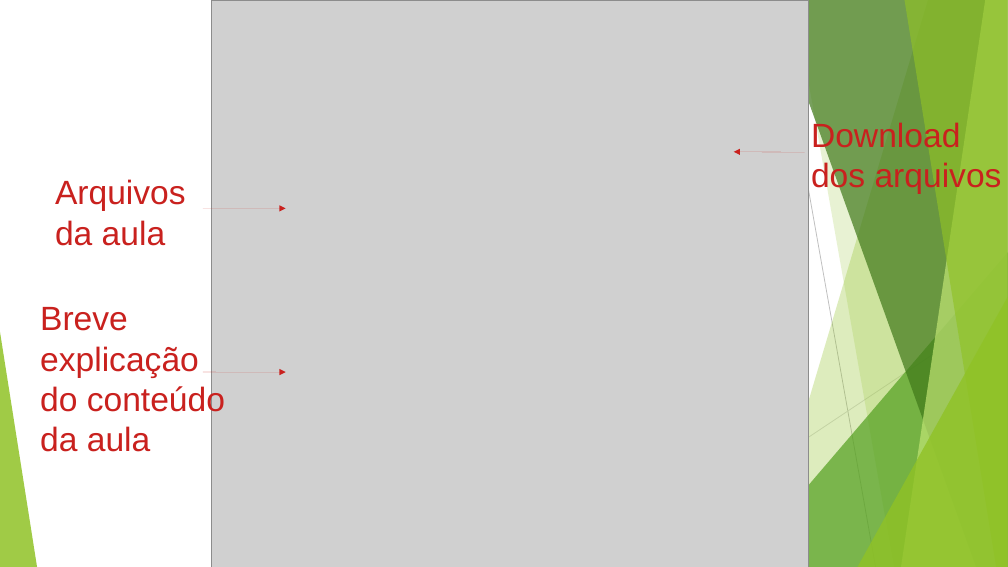
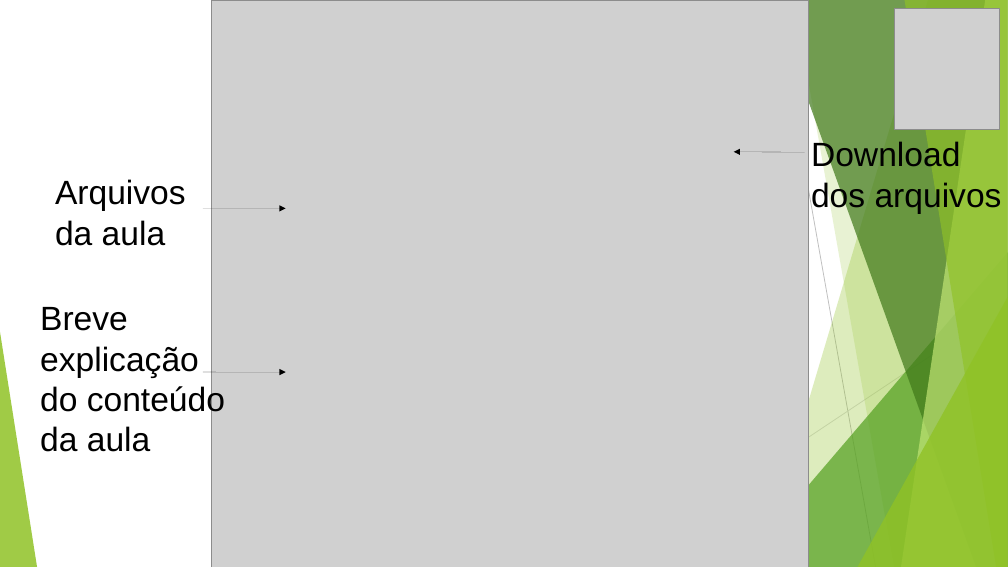
Before and after one commit to profdouglasifsp/LOG-estruturasDeDecisao, a slide deck: slide 4 of logicaDeProgramacaoEstruturasDeDecisao.odp. Drawn at 1008x567 pixels with LibreOffice and Linux fonts; fonts in the diff are those of the drawing; grey boxes stand for pictures. Boxes give left, top, right and bottom in pixels: in the first picture for what was removed or moved away, otherwise in the second. Text is boxed around its words. In the diff, an @@ line names an element or a change of style, - is before the commit and + after.

```diff
--- a/logicaDeProgramacaoEstruturasDeDecisao.odp
+++ b/logicaDeProgramacaoEstruturasDeDecisao.odp
@@ picture added at box(895, 8, 1000, 130) @@
@@ text colour #C9211E to #000000 in 3 elements at box(55, 179, 186, 246), box(40, 307, 225, 452), box(811, 139, 1002, 214) @@
@@ text "Download": place and size @@
-text "Download" at box(811, 120, 1002, 194)
+text "Download" at box(811, 139, 1002, 214)
@@ arrow (734, 152) - (805, 152): stroke #C9211E 0 pt to #000000 0 pt @@
@@ arrow (203, 209) - (286, 209): stroke #C9211E 0 pt to #000000 0 pt @@
@@ arrow (203, 372) - (286, 372): stroke #C9211E 0 pt to #000000 0 pt @@
```
Also in this commit, not shown: 23 other slides changed, 5 other files.
